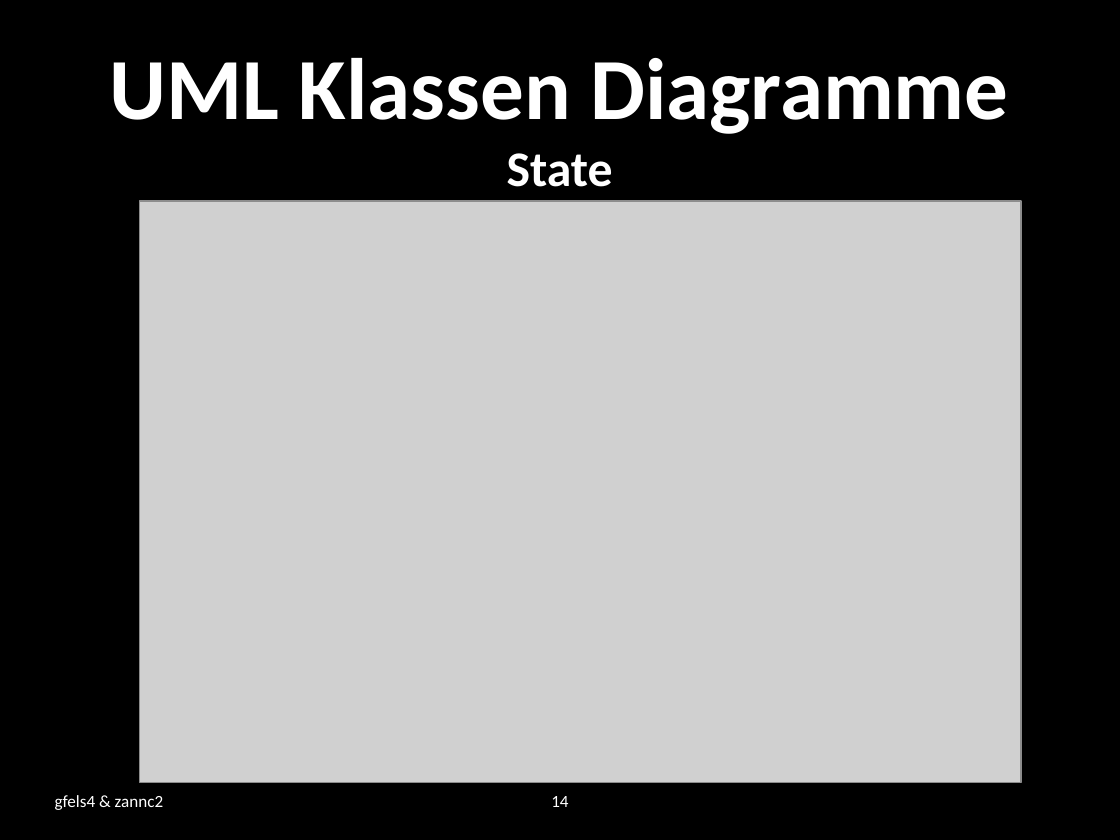
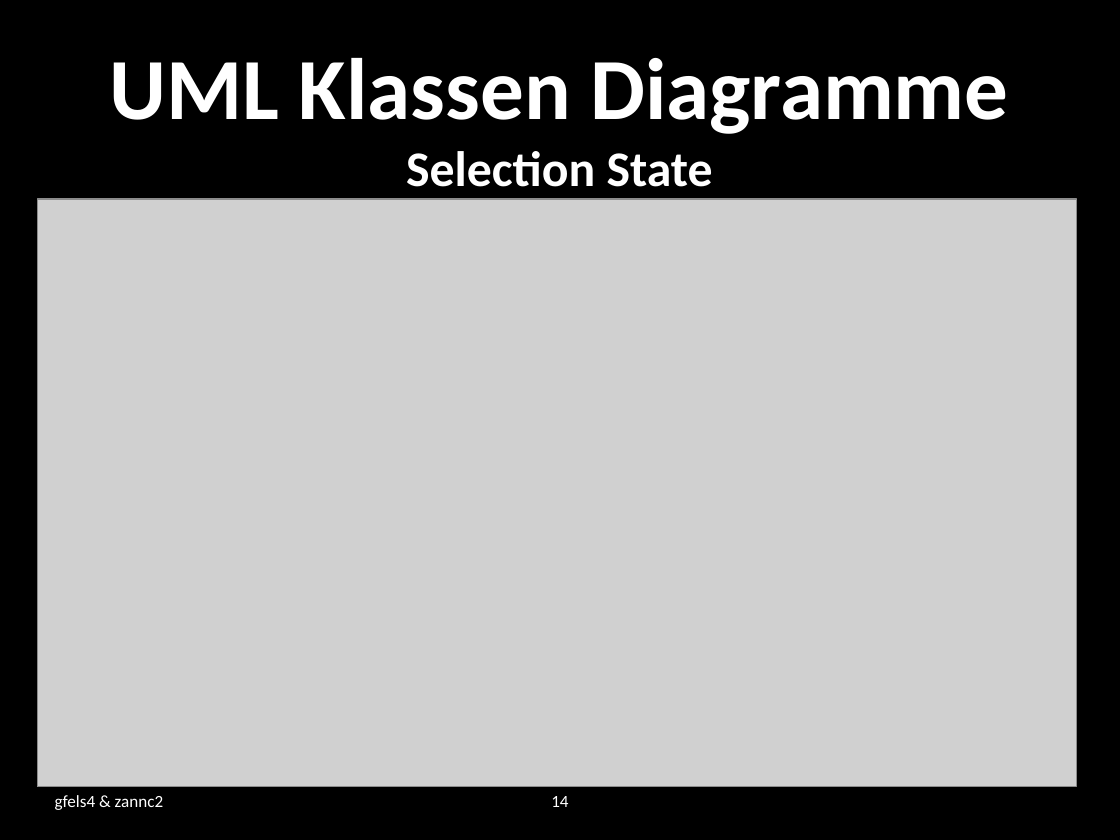
Before and after one commit to zannc2/SearchRobot, a slide deck: slide 14 of SearchRobot/doc/presentation.pptx. Drawn at 1120x840 pixels with LibreOffice and Linux fonts; fonts in the diff are those of the drawing; grey boxes stand for pictures; background and template pictures are left out. Boxes give left, top, right and bottom in pixels: in the first picture for what was removed or moved away, otherwise in the second. Text is boxed around its words. In the diff, an @@ line names an element or a change of style, - is before the commit and + after.

```diff
--- a/SearchRobot/doc/presentation.pptx
+++ b/SearchRobot/doc/presentation.pptx
@@ title at box(110, 58, 1008, 187): text changed @@
-UML Klassen Diagramme
-State
+UML Klassen Diagramme
+Selection State
@@ picture: place and size @@
-picture at box(140, 200, 1021, 782)
+picture at box(37, 199, 1076, 787)
```
Also in this commit, not shown: 5 other slides changed, 6 other files.
